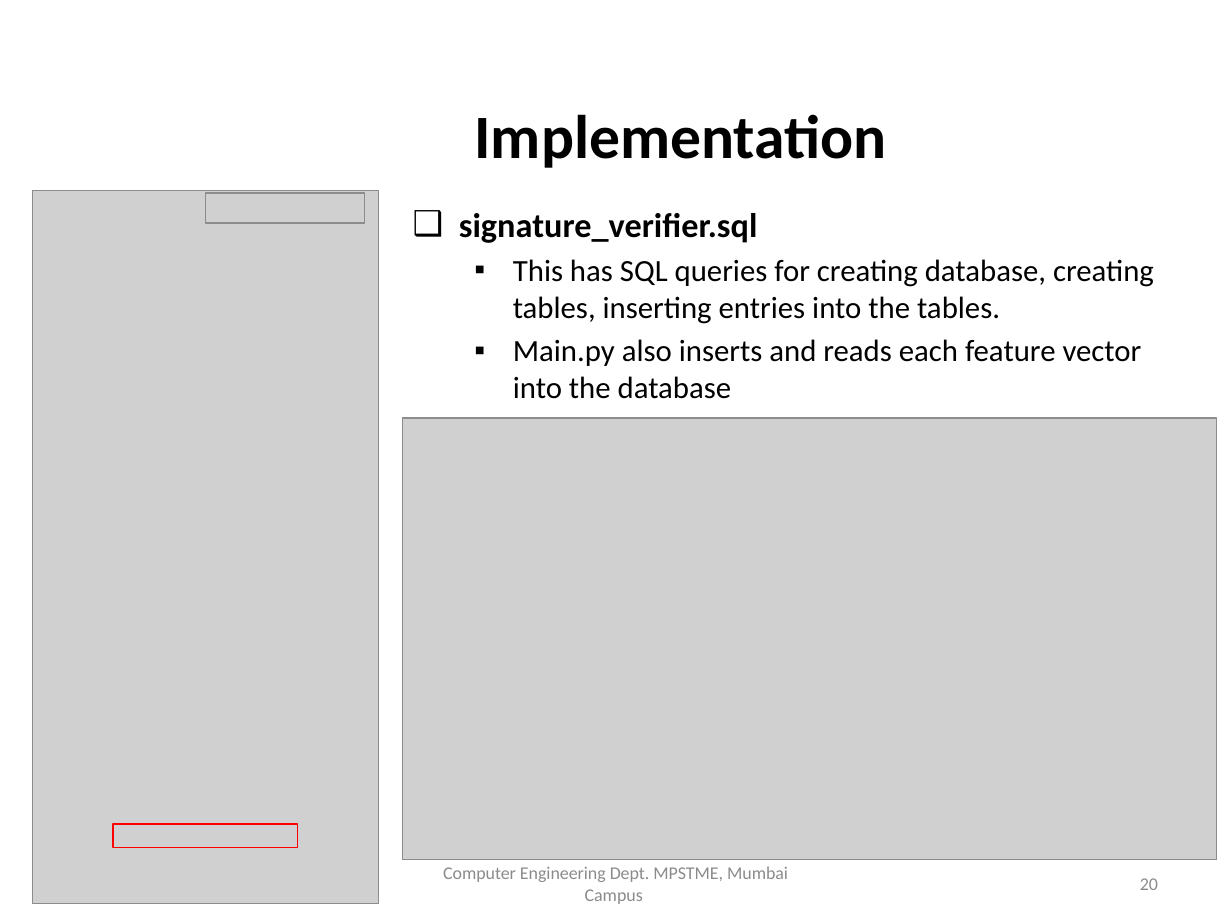
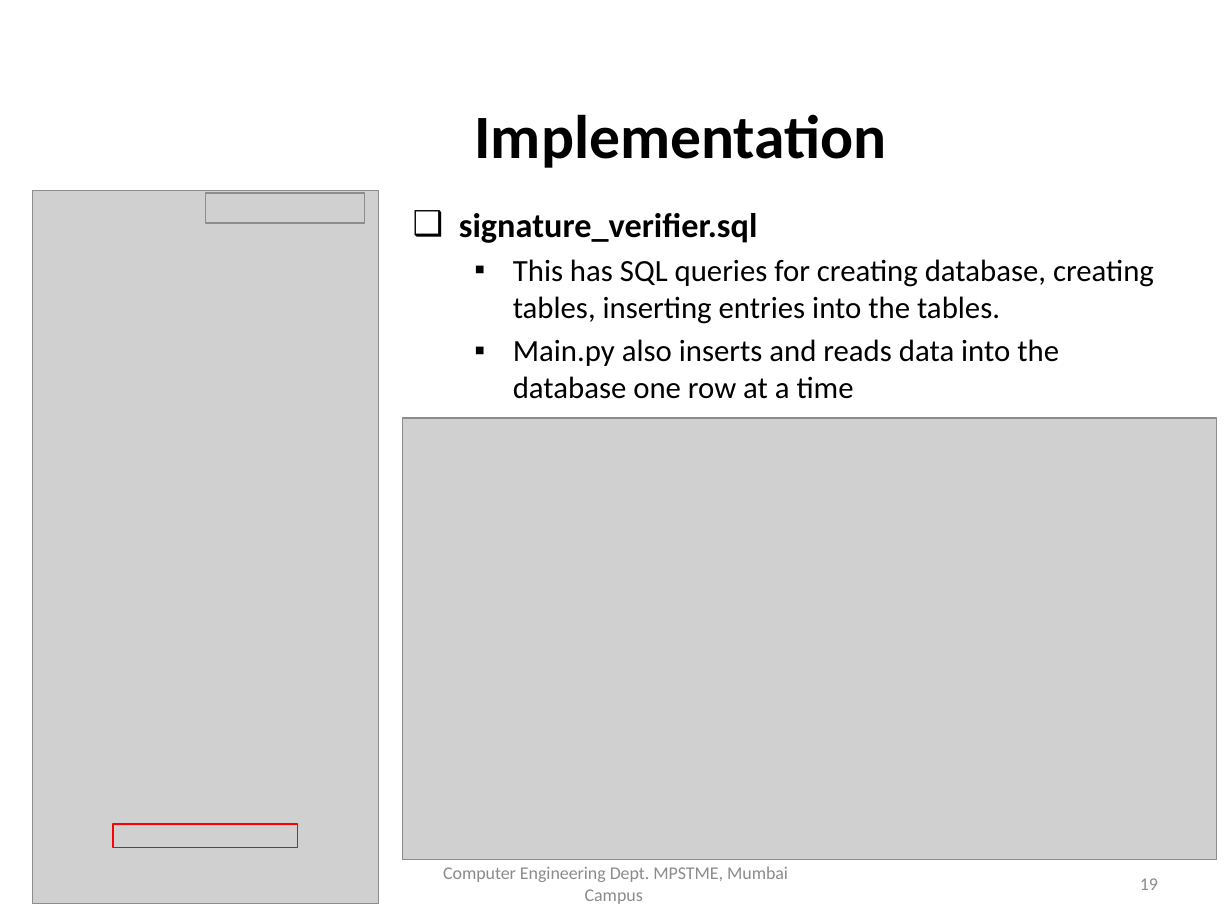
Before and after one commit to TeeeJaey/SignatureVerifier, a slide deck: slide 19 of PPT/B002_ProjectPPT.pptx (slide 20 before the commit). Drawn at 1232x924 pixels with LibreOffice and Linux fonts; fonts in the diff are those of the drawing; grey boxes stand for pictures; background and template pictures are left out. Boxes give left, top, right and bottom in pixels: in the first picture for what was removed or moved away, otherwise in the second. Text is boxed around its words. In the diff, an @@ line names an element or a change of style, - is before the commit and + after.

```diff
--- a/PPT/B002_ProjectPPT.pptx
+++ b/PPT/B002_ProjectPPT.pptx
@@ text at bbox=[513, 339, 1059, 399]: text changed @@
-  ▪ Main.py also inserts and reads each feature vector into the database
+  ▪ Main.py also inserts and reads data into the database one row at a time
@@ page number at bbox=[1140, 878, 1158, 890]: text changed @@
-20
+19
```
Also in this commit, not shown: 24 other slides changed, 1 slide removed, 5 other files.
